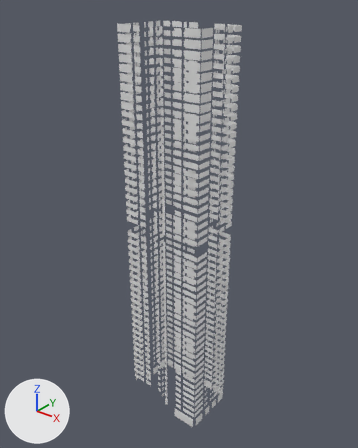
The FBX model cs2-kit/projects/exllu-103/output/import_test_no_glass/HighriseTower103_L1_5x4/HighriseTower103_L1_5x4_LOD2_Win.fbx: old version first, new version second.
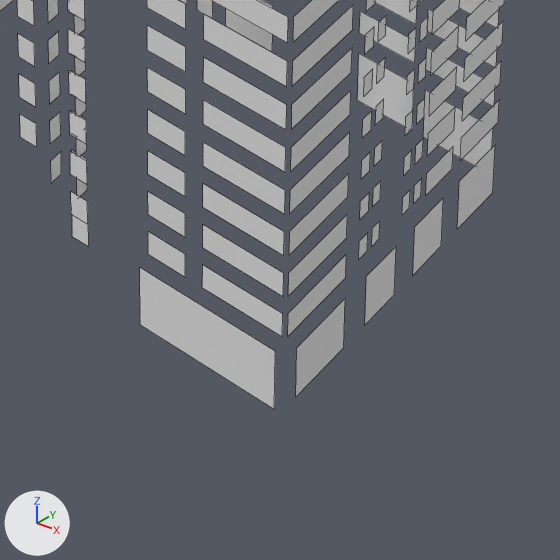
Each version appears first whole from a 50 mm camera at (100.7, -124.1, 160.0) aimed at (-1.8, 4.0, 80.6), and next in a close-up on the part from 43% to 65% of the width and 83% to 100% of the height. The lights are fixed; the arrows at lower left show +X, +Y and +Z. The older version's two pictures come first. The close-ups show mesh edges as thin lines. Where no turn or scale is listed for an object, it has been applied to the vertices.

The first close-up shows 'HighriseTower103_L1_5x4_LOD2_Win'.
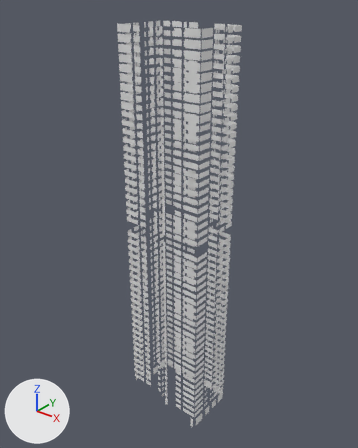
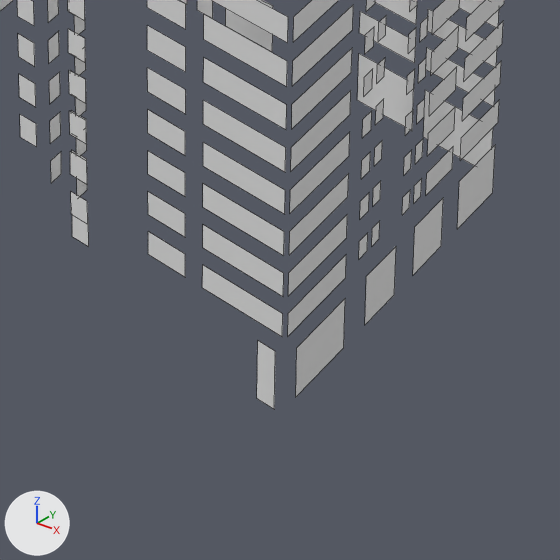
Pixel boxes [x1, y1, x2, y2] of what changed, in the close-ups (560 x 560 px; the box of a moved part takes in the faces that stretch with it):
part 1 of me_highrisetower103_l1_5x4_lod2_win, moved or reshaped
    before: [140, 268, 275, 409]
    after: [257, 341, 275, 409]

What the commit changed:
me_highrisetower103_l1_5x4_lod2_win has 5616 vertices, 1404 faces and spans x -16.0..16.0, y -9.0..12.5, z 0.3..149.0.
me_highrisetower103_l1_5x4_lod2_win is used by ob_highrisetower103_l1_5x4_lod2_win; location (0.0, 0.0, 0.0).
Part 1, on me_highrisetower103_l1_5x4_lod2_win:
Vertex 0 of me_highrisetower103_l1_5x4_lod2_win moves from (6.0, -8.6, 0.3) at pixel (140, 324) to (14.2, -8.6, 0.3) at pixel (256, 398).
Vertex 3 of me_highrisetower103_l1_5x4_lod2_win moves from (6.0, -8.6, 4.6) at pixel (139, 267) to (14.2, -8.6, 4.6) at pixel (257, 340).
